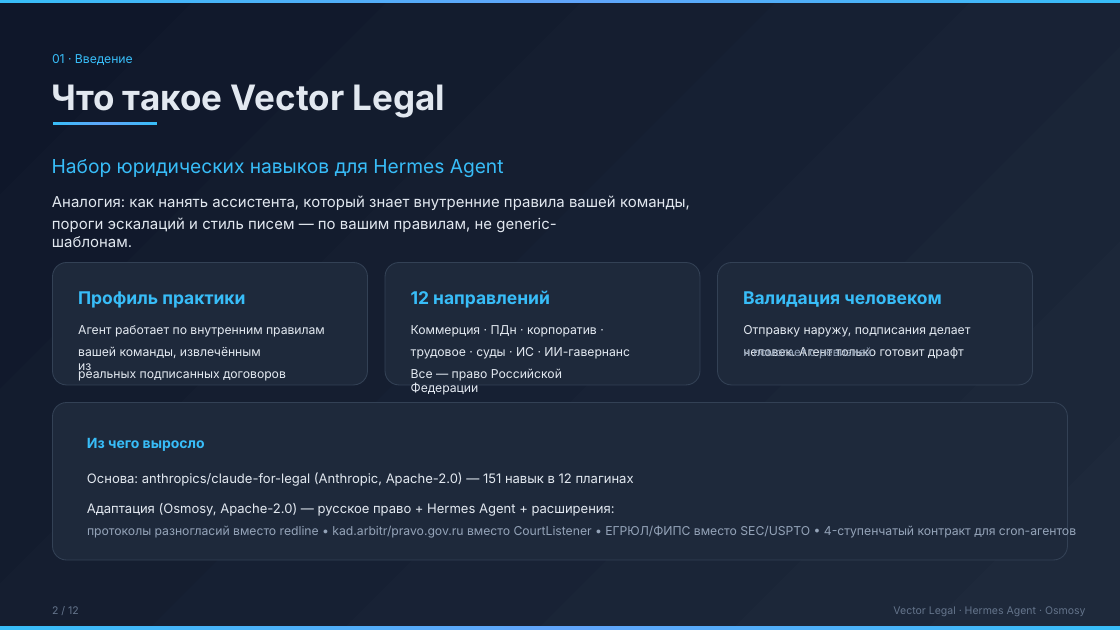
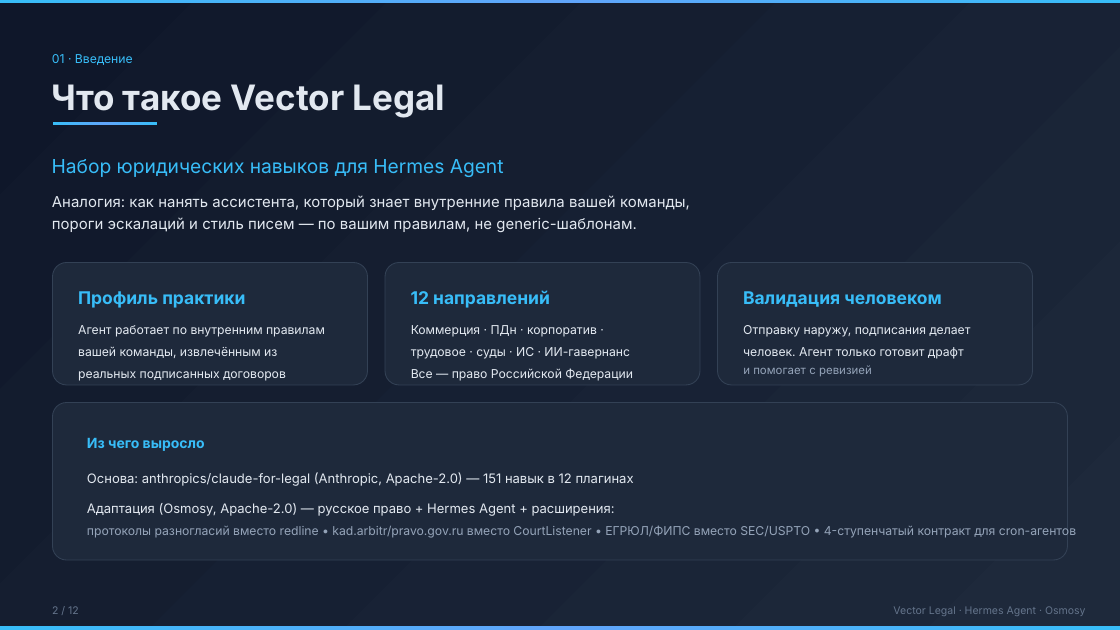
Before and after one commit to Osmosy/vector-legal, a slide deck: slide 2 of vector-legal-presentation.pptx. Drawn at 1120x630 pixels with LibreOffice and Linux fonts; fonts in the diff are those of the drawing. Boxes give left, top, right and bottom in pixels: in the first picture for what was removed or moved away, otherwise in the second. Text is boxed around its words. In the diff, an @@ line names an element or a change of style, - is before the commit and + after.

```diff
--- a/vector-legal-presentation.pptx
+++ b/vector-legal-presentation.pptx
@@ text "пороги эскалаций и стиль писем ..." rewrapped from [52, 217, 556, 247] to [52, 217, 637, 232] @@
@@ text "вашей команды, извлечённым из" rewrapped from [78, 346, 261, 374] to [78, 346, 277, 358] @@
@@ text "реальных подписанных договоров" rewrapped from [78, 367, 286, 381] to [78, 371, 286, 381] @@
@@ text "Все — право Российской Федерации" rewrapped from [411, 368, 562, 395] to [411, 368, 633, 381] @@
@@ text "и помогает с ревизией": place and size @@
-text "и помогает с ревизией" at [743, 347, 872, 358]
+text "и помогает с ревизией" at [743, 365, 872, 376]
```
Also in this commit, not shown: 11 other slides changed.
